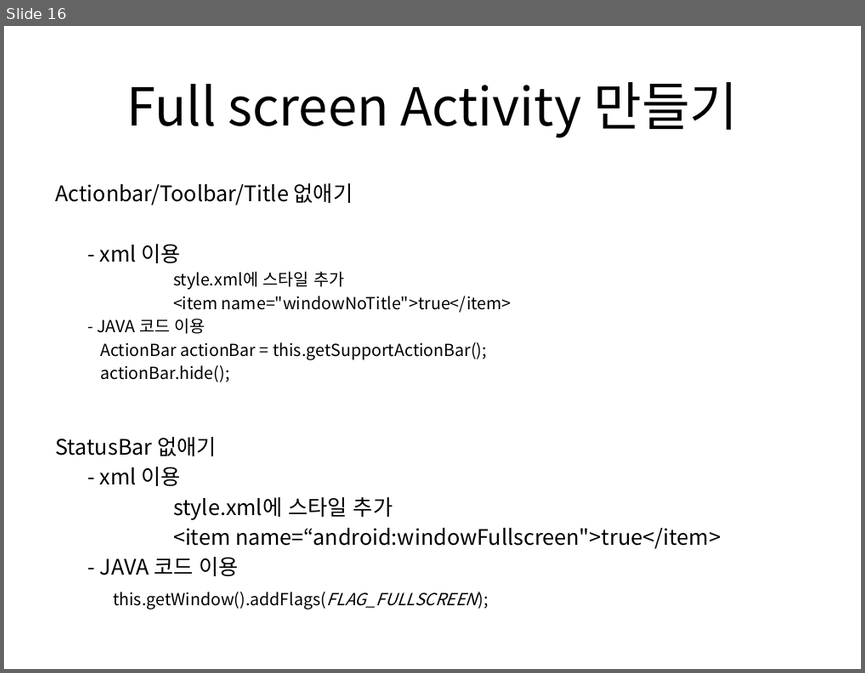
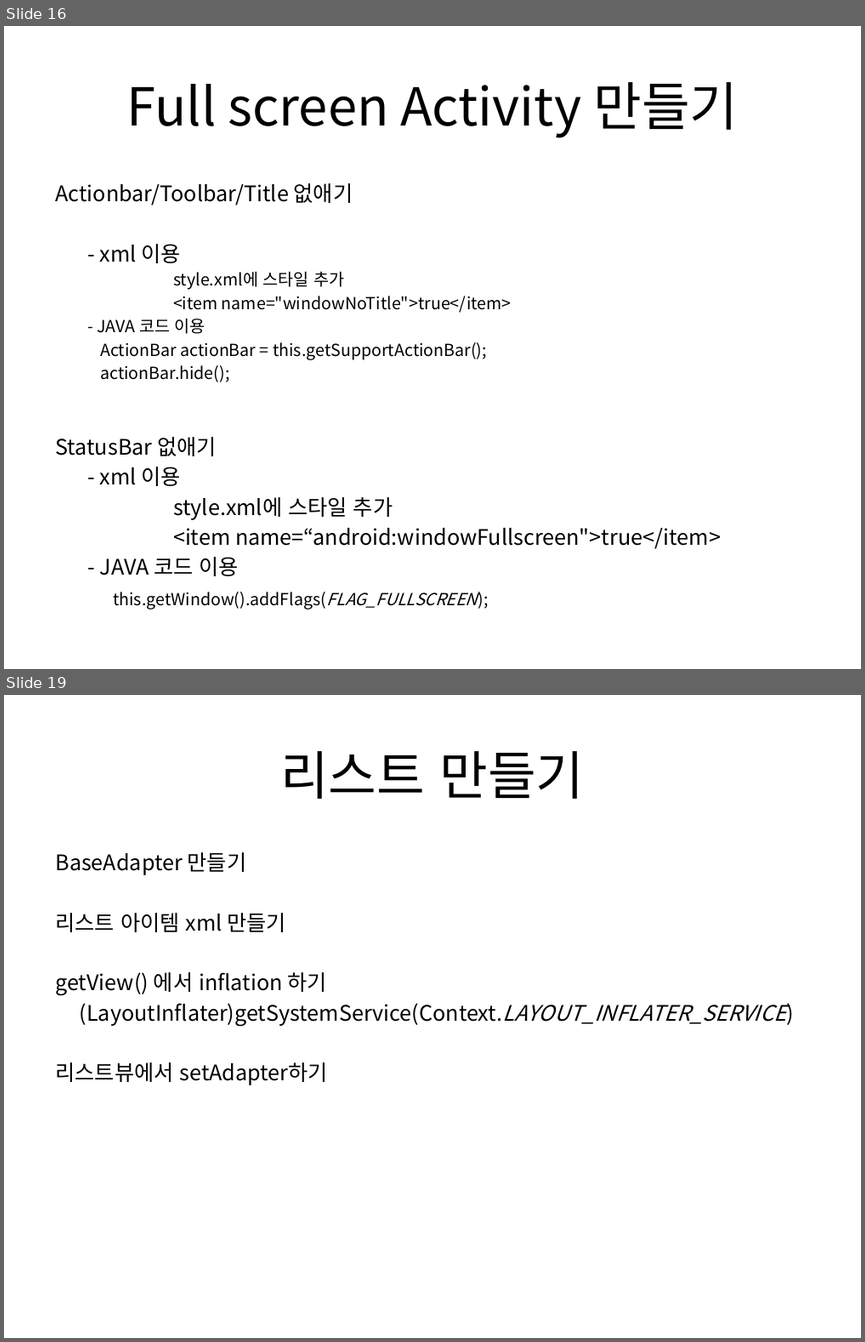
Before and after one commit to khko/android_edu, a slide deck: 01.Doc/프로젝트강의_01.pptx. Shown one above the other, each under a label of ours: slide 16 before the commit, slides 16 and 19 after it; the slides between them are not shown. The pictures are 865x673 and 865x1342 pixels, drawn with LibreOffice and Linux fonts; fonts in the diff are those of the drawing. Boxes give left, top, right and bottom in pixels: in the first picture for what was removed or moved away, otherwise in the second. Text is boxed around its words. In the diff, an @@ line names an element or a change of style, - is before the commit and + after.

```diff
--- a/01.Doc/프로젝트강의_01.pptx
+++ b/01.Doc/프로젝트강의_01.pptx
@@ slide 19 added at (x1=4, y1=695, x2=861, y2=1338), background #FFFFFF @@
@@ title added at (x1=280, y1=751, x2=584, y2=799), 44 pt, text #000000 @@
+리스트 만들기
@@ text added at (x1=55, y1=852, x2=786, y2=1085), 18 pt, text #000000 @@
+BaseAdapter 만들기
+리스트 아이템 xml 만들기
+getView() 에서 inflation 하기
+(LayoutInflater)getSystemService(Context.LAYOUT_INFLATER_SERVICE)
+리스트뷰에서 setAdapter하기
```
Also in this commit, not shown: 4 other slides added, 1 slide removed, 9 other files.
